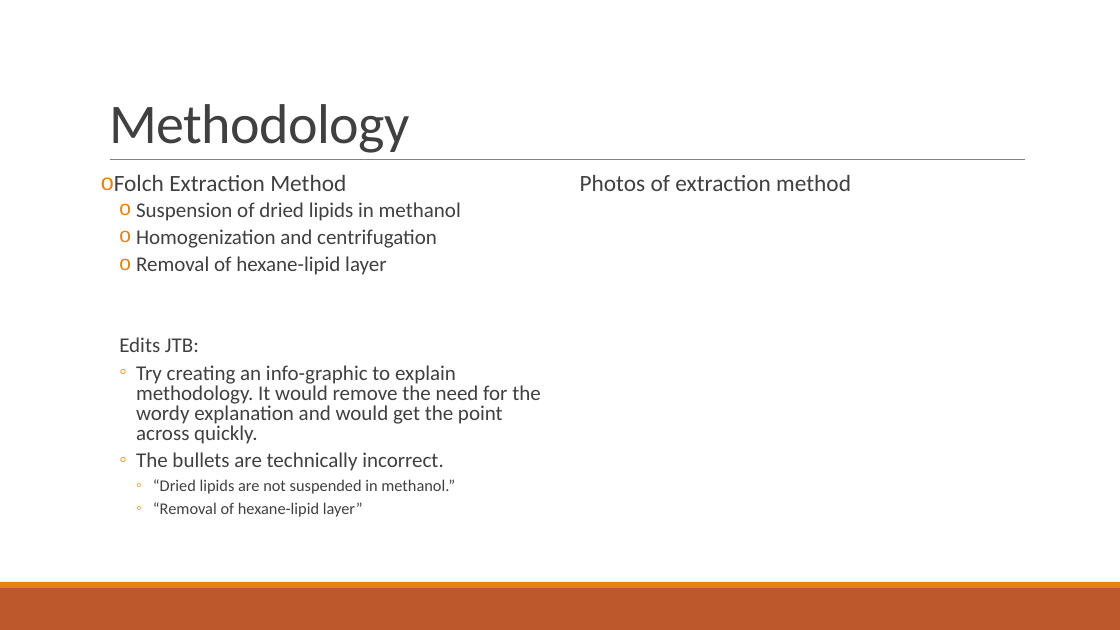
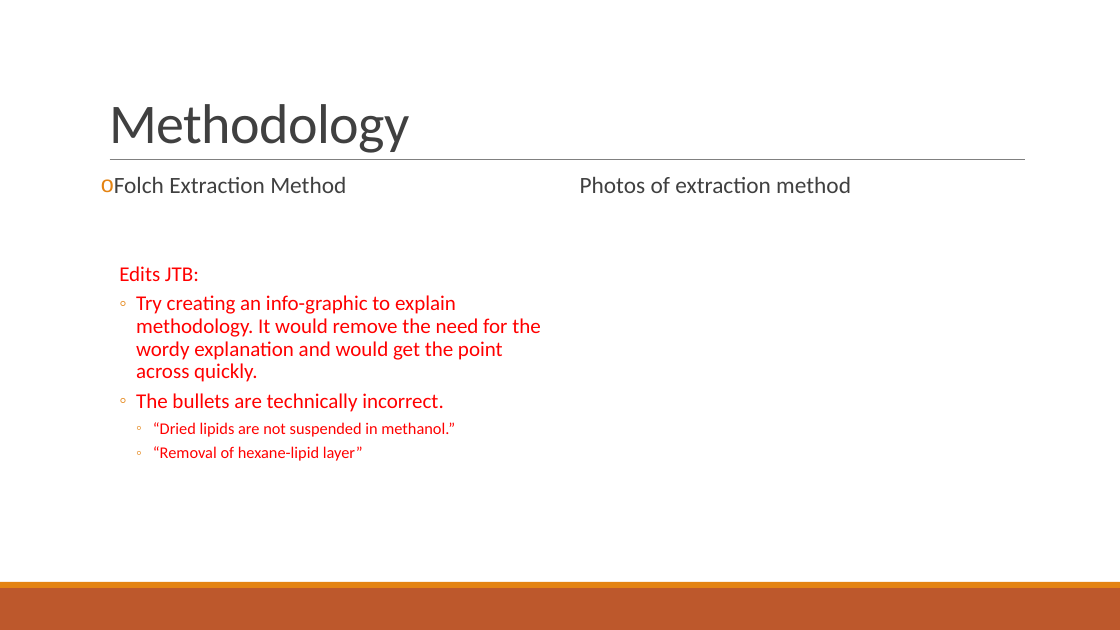
Before and after one commit to jamestbrown5/2018_Undergrad-Summer-Project, a slide deck: slide 5 of Documents/Summer Project Presentation.pptx. Drawn at 1120x630 pixels with LibreOffice and Linux fonts; fonts in the diff are those of the drawing. Boxes give left, top, right and bottom in pixels: in the first picture for what was removed or moved away, otherwise in the second. Text is boxed around its words. In the diff, an @@ line names an element or a change of style, - is before the commit and + after.

```diff
--- a/Documents/Summer Project Presentation.pptx
+++ b/Documents/Summer Project Presentation.pptx
@@ text "Folch Extraction Method" at (114, 177, 540, 461): text colour #404040 to #FF0000; line spacing 0.8 to 0.9 @@
@@ text "Photos of extraction method" at (580, 177, 851, 193): line spacing 0.8 to 0.9 @@
@@ text at (136, 202, 461, 275): paragraphs removed @@
-  o Suspension of dried lipids in methanol
-  o Homogenization and centrifugation
-  o Removal of hexane-lipid layer
```
Also in this commit, not shown: 8 other slides changed.
